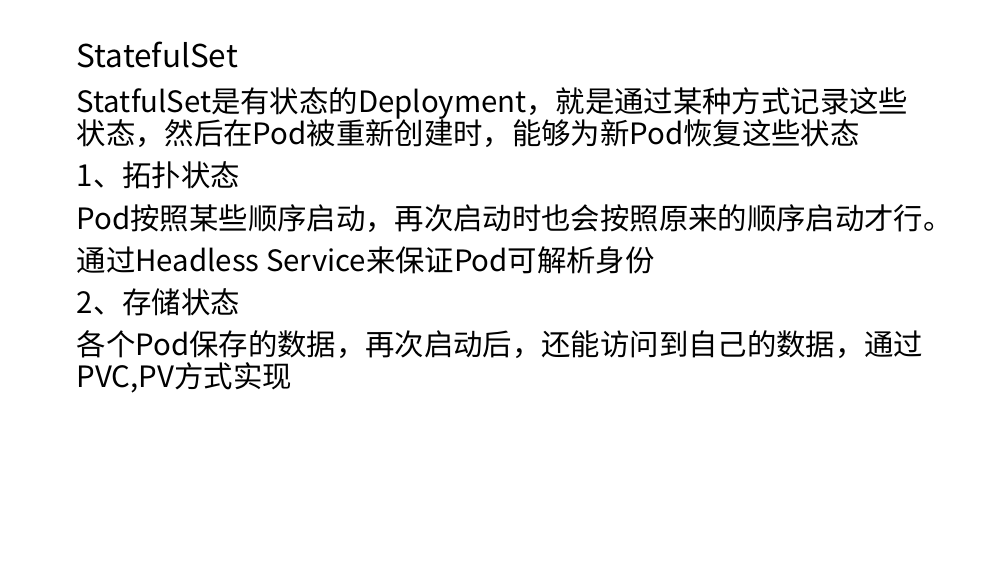
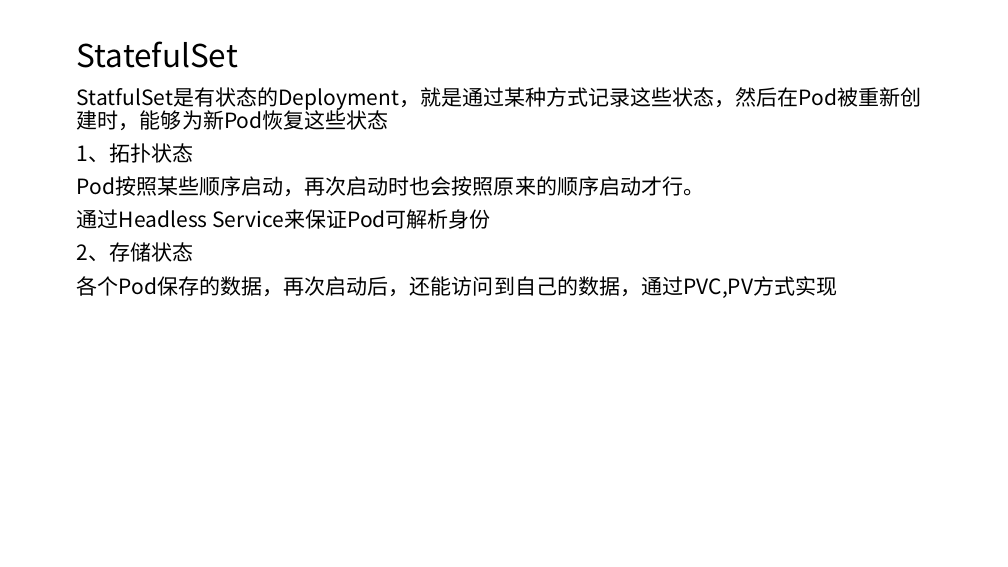
Before and after one commit to axzxs2001/Asp.NetCoreExperiment, a slide deck: slide 26 of Asp.NetCoreExperiment/kubernetes/kubernetes.pptx. Drawn at 1008x567 pixels with LibreOffice and Linux fonts; fonts in the diff are those of the drawing. Boxes give left, top, right and bottom in pixels: in the first picture for what was removed or moved away, otherwise in the second. Text is boxed around its words. In the diff, an @@ line names an element or a change of style, - is before the commit and + after.

```diff
--- a/Asp.NetCoreExperiment/kubernetes/kubernetes.pptx
+++ b/Asp.NetCoreExperiment/kubernetes/kubernetes.pptx
@@ text "StatfulSet是有状态的Deployment，就是通过某种方式记录这些状态，然后在Pod被重新创建时，能够为新Po ..." at (77, 87, 922, 298): size 28 to 20 pt @@
```
Also in this commit, not shown: 3 slides added, 2 slides removed.
